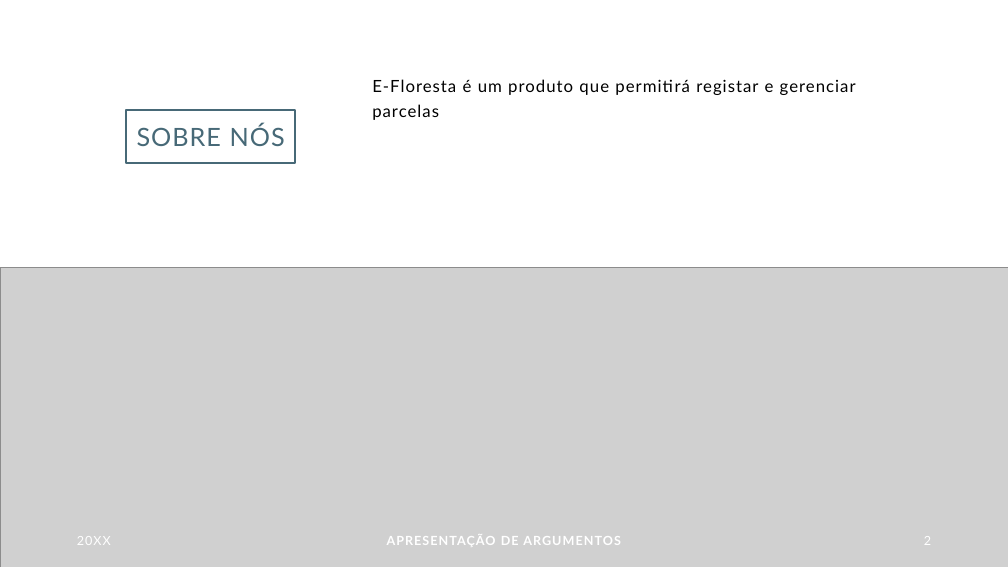
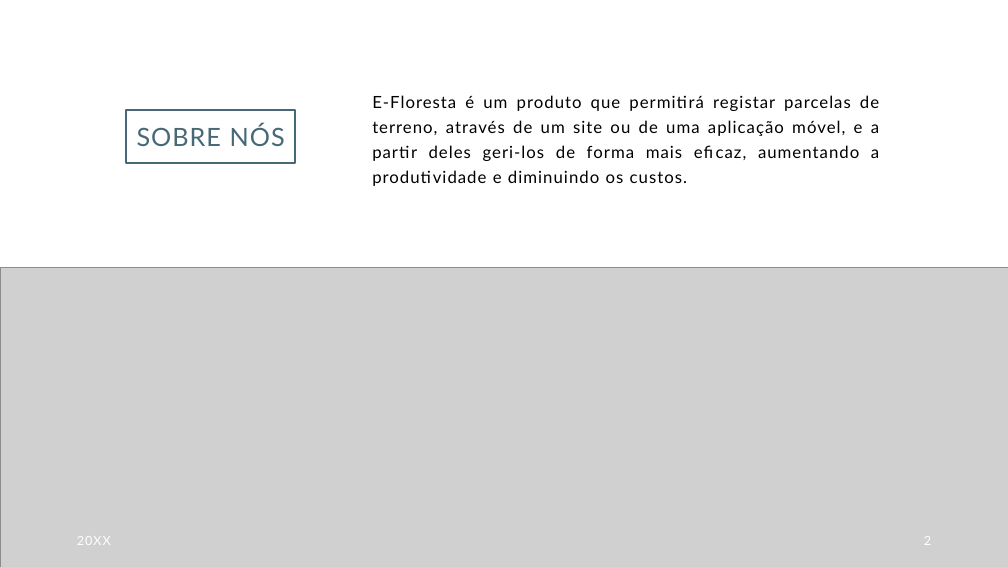
Before and after one commit to Timzudo/E-Floresta, a slide deck: slide 2 of Apresentacao_ALFA.pptx. Drawn at 1008x567 pixels with LibreOffice and Linux fonts; fonts in the diff are those of the drawing; grey boxes stand for pictures. Boxes give left, top, right and bottom in pixels: in the first picture for what was removed or moved away, otherwise in the second. Text is boxed around its words. In the diff, an @@ line names an element or a change of style, - is before the commit and + after.

```diff
--- a/Apresentacao_ALFA.pptx
+++ b/Apresentacao_ALFA.pptx
@@ text at (372, 95, 879, 183): text changed @@
-E-Floresta é um produto que permitirá registar e gerenciar parcelas
+E-Floresta é um produto que permitirá registar parcelas de terreno, através de um site ou de uma aplicação móvel, e a partir deles geri-los de forma mais eficaz, aumentando a produtividade e diminuindo os custos.
@@ text removed at (387, 534, 621, 546) @@
-APRESENTAÇÃO DE ARGUMENTOS
```
Also in this commit, not shown: 1 other slide changed, 3 slides added, 7 slides removed.
